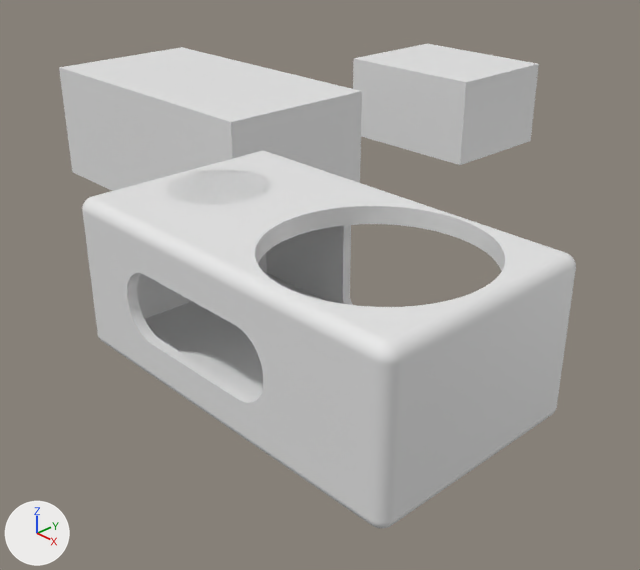
The Blender file New Folder/Untitled.blend, before and after one commit.
Rendered twice from a camera (50 mm lens) standing at (0.149, -0.137, 0.103) and looking at (-0.067, 0.066, -0.04). The axes (+X, +Y, +Z) are drawn at lower left. The lights are the same throughout. The older version comes first.

The scene before the commit, as lines of its bpy script (objects in view):
```python
me_cube = bpy.data.meshes.new('Cube')
me_cube.from_pydata(...)  # 64724 vertices, 62968 faces; spans x -0.0559..0.0559, y -0.0312..0.0312, z -0.023..0.023
# faces by material slot: [62955, 13]
me_cube.materials.append(mat_material)  # white #e7e7e7
me_cube.materials.append(mat_material_006)  # white #e7e7e7
me_cube_001 = bpy.data.meshes.new('Cube.001')
me_cube_001.from_pydata(...)  # a box spanning x -0.0329..0.0329, y -0.0263..0.0263, z -0.018..0.018
me_cube_001.materials.append(mat_material_001)  # white #e7e7e7
me_cube_004 = bpy.data.meshes.new('Cube.004')
me_cube_004.from_pydata(...)  # a box spanning x -0.0579..0.0579, y -0.0312..0.0312, z -0.023..0.023
me_cube_004.materials.append(mat_material_003)  # white #e7e7e7
me_cylinder_004 = bpy.data.meshes.new('Cylinder.004')
me_cylinder_004.from_pydata(...)  # a 500-sided cylinder along z spanning x -0.0283..0.0283, y -0.0283..0.0283, z -0.005..0.005
ob_cube = bpy.data.objects.new('Cube', me_cube)
ob_cube.location = (0.0, 0.0, 0.0)
ob_cube.scale = (1.0, 1.04, 0.959)
ob_cube_001 = bpy.data.objects.new('Cube.001', me_cube_001)
ob_cube_001.location = (-0.1104, 0.1861, 0.0)
ob_cube_003 = bpy.data.objects.new('Cube.003', me_cube_004)
ob_cube_003.location = (-0.1401, 0.0713, 0.0)
ob_cylinder_001 = bpy.data.objects.new('Cylinder.001', me_cylinder_004)
ob_cylinder_001.location = (-0.0365, 0.0, 0.019)
ob_cylinder_001.scale = (0.506, 0.506, 0.6)
```
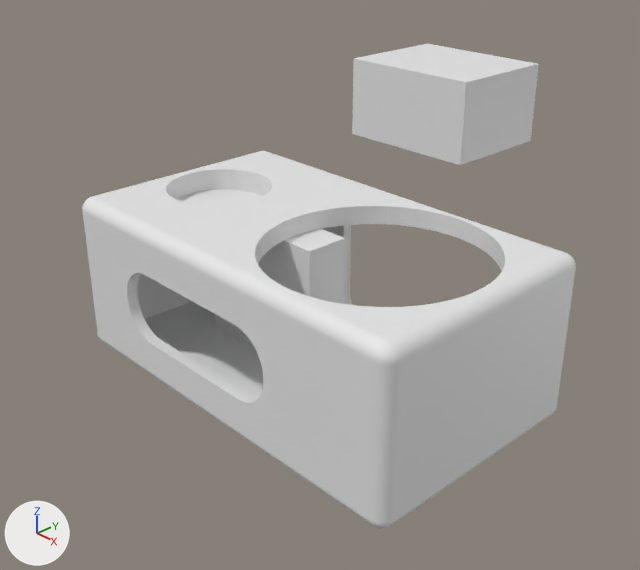
Commit message: deeped cutted

Scene script edits in JSON lines:
```json
{"block": "me_cube", "where": "# used by ob_cube; location = (0.0, 0.0, 0.0); scale = (1.0, 1.04, 0.959)"}
{"op": "remove", "block": "me_cube", "code": "me_cube.from_pydata(...)  # 64724 vertices, 62968 faces; spans x -0.0559..0.0559, y -0.0312..0.0312, z -0.023..0.023"}
{"op": "add", "block": "me_cube", "code": "me_cube.from_pydata(...)  # 65775 vertices, 63496 faces; spans x -0.0559..0.0559, y -0.0312..0.0312, z -0.023..0.023"}
{"block": "me_cube", "change": "me_cube part 1: 3 vertices moved within x -0.0542..-0.0541, y -0.0298..-0.0293, z -0.0215..0.022; 1051 vertices added at x -0.0529..-0.013, y -0.0284..0.0284, z -0.0198..0.0229"}
{"block": "me_cube", "change": "other edits to the shape of me_cube do not show in these pictures"}
{"op": "add", "block": "me_cube", "code": "me_cube.materials.append(mat_material_003)  # white #e7e7e7"}
{"op": "set", "path": "ob_cube_003.location", "old": "(-0.1401, 0.0713, 0.0)", "new": "(-0.0157, 0.0017, -0.001)"}
{"op": "set", "path": "ob_cube_003.scale", "old": "(1.0, 1.0, 1.0)", "new": "(0.346, 0.192, 0.784)"}
{"op": "remove", "block": "ob_cylinder_001", "code": ["ob_cylinder_001 = bpy.data.objects.new('Cylinder.001', me_cylinder_004)", "ob_cylinder_001.location = (-0.0365, 0.0, 0.019)", "ob_cylinder_001.scale = (0.506, 0.506, 0.6)"]}
```

Location of each change, [x1, y1, x2, y2] in pixels of the pictures (640 x 570 px):
```json
{"object": "Cube.003", "change": "moved, rescaled", "before": [59, 47, 362, 191], "after": [215, 198, 345, 347]}
{"object": "Cylinder.001", "change": "deleted", "before": [166, 169, 272, 205]}
{"part": 1, "of": "me_cube", "change": "cut back", "after": [96, 152, 560, 398]}
```
